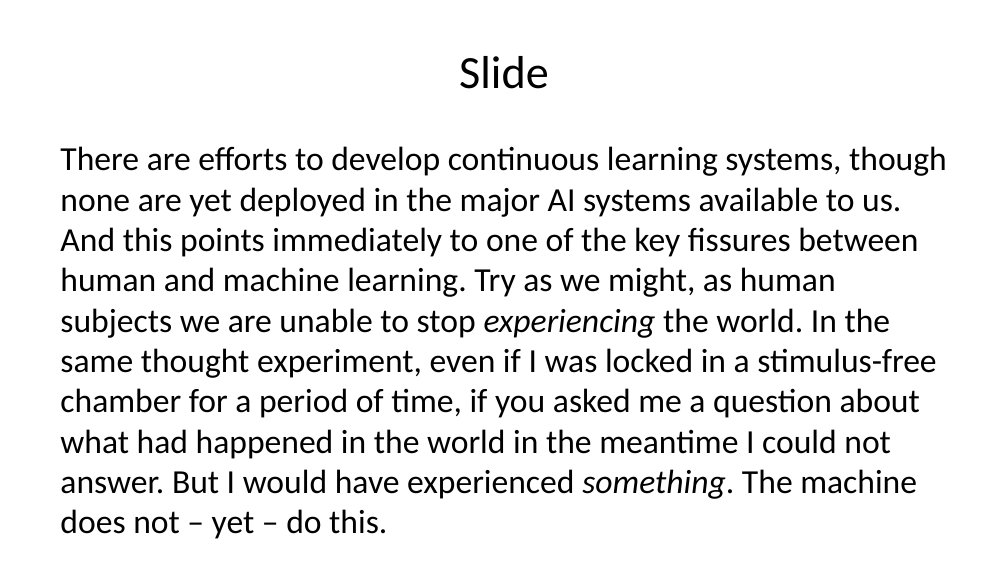
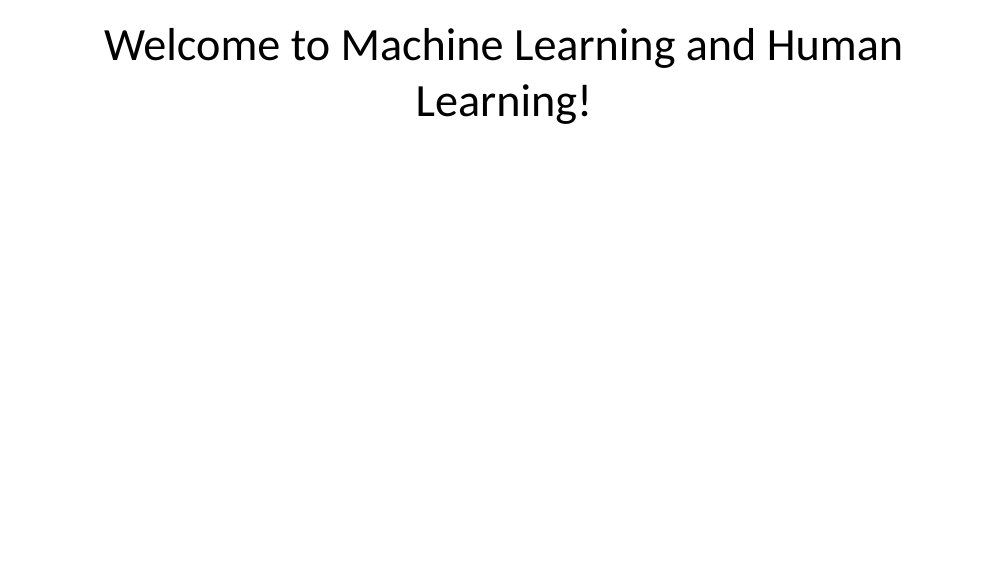
Before and after one commit to liammagee/night-owl, a slide deck: slide 8 of lectures/lecture-1.pptx (slide 11 before the commit). Drawn at 1008x567 pixels with LibreOffice and Linux fonts; fonts in the diff are those of the drawing. Boxes give left, top, right and bottom in pixels: in the first picture for what was removed or moved away, otherwise in the second. Text is boxed around its words. In the diff, an @@ line names an element or a change of style, - is before the commit and + after.

```diff
--- a/lectures/lecture-1.pptx
+++ b/lectures/lecture-1.pptx
@@ title at (104, 28, 903, 124): text changed @@
-Slide
+Welcome to Machine Learning and Human Learning!
@@ text removed at (60, 146, 947, 499) @@
-There are efforts to develop continuous learning systems, though none are yet deployed in the major AI systems available to us. And this points immediately to one of the key fissures between human and machine learning. Try as we might, as human subjects we are unable to stop experiencing the world. In the same thought experiment, even if I was locked in a stimulus-free chamber for a period of time, if you asked me a question about what had happened in the world in the meantime I could not answer. But I would have experienced something. The machine does not – yet – do this.
```
Also in this commit, not shown: 9 other slides changed, 5 slides added, 3 slides removed, 12 other files.
